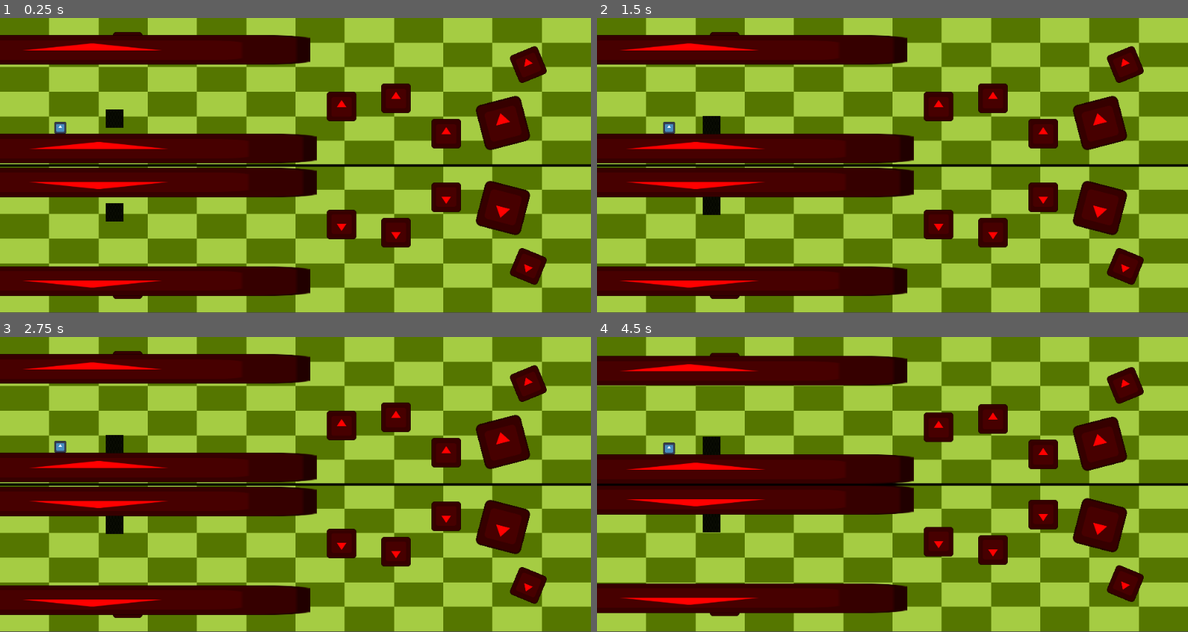
Above: before the commit, frames 1-4 (two rows, left to right).
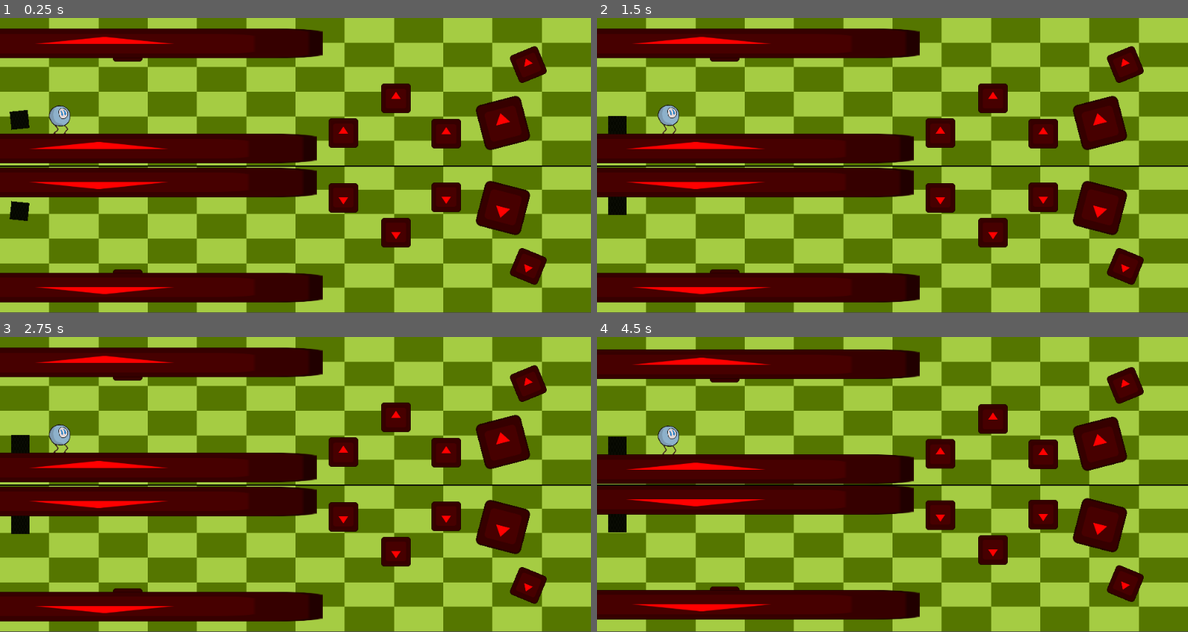
Above: after the commit, the same moments.

Repository: Rinkton/igu-summer-2024
Game: Godot game, scene res://main.tscn
Two runs of this game, one before a commit and one after it. Both use one fixed random seed, a clock stepped at 60 frames per second and the inputs below. The engine's default icon, where the game draws it, is replaced by a stand-in: a white triangle on a blue panel in a dark square.
Inputs (mouse positions are in pixels of both pictures, inside the frame that each line leads up to):
- Up to frame 1 (0.25 s): no input
- Up to frame 2 (1.5 s): move the mouse to (1022, 150) at 0.52 s; tap A (a) at 0.6 s; tap D (d) at 0.8, 1.35 s; tap Enter at 1.25 s; move the mouse to (774, 180) at 1.27 s
- Up to frame 3 (2.75 s): tap W (w) at 1.55, 2.1 s; move the mouse to (354, 419) at 2.02 s; tap A (a) at 2.3 s
- Up to frame 4 (4.5 s): move the mouse to (862, 543) at 2.77 s; tap A (a) at 2.85 s; tap D (d) at 3.05, 3.6 s; move the mouse to (1069, 528) at 3.52 s; tap W (w) at 3.8 s; move the mouse to (715, 440) at 4.27 s; tap Mouse wheel down (scroll_down) at 4.35 s

The runs differ from the first frame. In frame 1, 10% of the frame differs, in the area x 0-100%, y 3-97%; in frame 2, 10%; in frame 3, 10%; in frame 4, 10%, in the area x 0-100%, y 4-96%.

Commit message:
Add files via upload
added animations in character with a function animate()

Diff:
--- a/4.3proto/character.gd
+++ b/4.3proto/character.gd
@@ -11,6 +11,8 @@
 	axis = get_tree().current_scene.get_node("axis")
 
 func _process(_delta):
+
+
 
 	# after calling move_and_slide()
 	for i in get_slide_collision_count():
@@ -29,7 +31,31 @@
 	var horz = Input.get_axis('a','d')
 	velocity.x = 100 * horz
 	velocity.x = 300 * horz
+
+	animate()
+
 	move_and_slide()
 
 func check_is_above():
 	is_above = global_position.y < axis.global_position.y - 10
+
+func animate():
+
+	if velocity == Vector2(0,0):
+
+
+		$idle.visible = true
+		$jump.visible = false
+		$idle.play()
+		$jump.stop()
+
+	else:
+		if velocity.y != 0:
+			if velocity.x < 0:
+				$jump.scale.x = -0.2
+			elif velocity.x  > 0:
+				$jump.scale.x = 0.2
+			$idle.visible = false
+			$jump.visible = true
+			$jump.play()
+			$idle.stop()
--- a/4.3proto/character.tscn
+++ b/4.3proto/character.tscn
@@ -1,18 +1,164 @@
-[gd_scene load_steps=4 format=3 uid="uid://bl0p65sry0nln"]
+[gd_scene load_steps=23 format=3 uid="uid://bl0p65sry0nln"]
 
 [ext_resource type="Script" path="res://character.gd" id="1_6tw1u"]
-[ext_resource type="Texture2D" uid="uid://rk31q3u8ahij" path="res://icon.svg" id="2_flpf1"]
+[ext_resource type="Texture2D" uid="uid://bkh81hj3sha0h" path="res://Spritesheet_Character_Jump.png" id="3_p0pca"]
+[ext_resource type="Texture2D" uid="uid://bevrr1eqls3go" path="res://spritesheet_Idle.png" id="4_mao3s"]
 
 [sub_resource type="RectangleShape2D" id="RectangleShape2D_hgmhx"]
+size = Vector2(35, 46.5)
+
+[sub_resource type="AtlasTexture" id="AtlasTexture_02s5j"]
+atlas = ExtResource("3_p0pca")
+region = Rect2(0, 0, 256, 320)
+
+[sub_resource type="AtlasTexture" id="AtlasTexture_hudua"]
+atlas = ExtResource("3_p0pca")
+region = Rect2(256, 0, 256, 320)
+
+[sub_resource type="AtlasTexture" id="AtlasTexture_wva7v"]
+atlas = ExtResource("3_p0pca")
+region = Rect2(512, 0, 256, 320)
+
+[sub_resource type="AtlasTexture" id="AtlasTexture_t3c1c"]
+atlas = ExtResource("3_p0pca")
+region = Rect2(768, 0, 256, 320)
+
+[sub_resource type="AtlasTexture" id="AtlasTexture_hw82r"]
+atlas = ExtResource("3_p0pca")
+region = Rect2(1024, 0, 256, 320)
+
+[sub_resource type="AtlasTexture" id="AtlasTexture_t1oyr"]
+atlas = ExtResource("3_p0pca")
+region = Rect2(1280, 0, 256, 320)
+
+[sub_resource type="AtlasTexture" id="AtlasTexture_7rohm"]
+atlas = ExtResource("3_p0pca")
+region = Rect2(1536, 0, 256, 320)
+
+[sub_resource type="AtlasTexture" id="AtlasTexture_k12cu"]
+atlas = ExtResource("3_p0pca")
+region = Rect2(1792, 0, 256, 320)
+
+[sub_resource type="AtlasTexture" id="AtlasTexture_yf0pk"]
+atlas = ExtResource("3_p0pca")
+region = Rect2(2048, 0, 256, 320)
+
+[sub_resource type="SpriteFrames" id="SpriteFrames_r3kq0"]
+animations = [{
+"frames": [{
+"duration": 1.0,
+"texture": SubResource("AtlasTexture_02s5j")
+}, {
+"duration": 1.0,
+"texture": SubResource("AtlasTexture_hudua")
+}, {
+"duration": 1.0,
+"texture": SubResource("AtlasTexture_wva7v")
+}, {
+"duration": 1.0,
+"texture": SubResource("AtlasTexture_t3c1c")
+}, {
+"duration": 1.0,
+"texture": SubResource("AtlasTexture_hw82r")
+}, {
+"duration": 1.0,
+"texture": SubResource("AtlasTexture_t1oyr")
+}, {
+"duration": 1.0,
+"texture": SubResource("AtlasTexture_7rohm")
+}, {
+"duration": 1.0,
+"texture": SubResource("AtlasTexture_k12cu")
+}, {
+"duration": 1.0,
+"texture": SubResource("AtlasTexture_yf0pk")
+}],
+"loop": true,
+"name": &"default",
+"speed": 5.0
+}]
+
+[sub_resource type="AtlasTexture" id="AtlasTexture_rsqf0"]
+atlas = ExtResource("4_mao3s")
+region = Rect2(0, 0, 256, 256)
+
+[sub_resource type="AtlasTexture" id="AtlasTexture_46r8k"]
+atlas = ExtResource("4_mao3s")
+region = Rect2(256, 0, 256, 256)
+
+[sub_resource type="AtlasTexture" id="AtlasTexture_naw50"]
+atlas = ExtResource("4_mao3s")
+region = Rect2(512, 0, 256, 256)
+
+[sub_resource type="AtlasTexture" id="AtlasTexture_ma2y1"]
+atlas = ExtResource("4_mao3s")
+region = Rect2(768, 0, 256, 256)
+
+[sub_resource type="AtlasTexture" id="AtlasTexture_c73ly"]
+atlas = ExtResource("4_mao3s")
+region = Rect2(1024, 0, 256, 256)
+
+[sub_resource type="AtlasTexture" id="AtlasTexture_vt4yd"]
+atlas = ExtResource("4_mao3s")
+region = Rect2(1280, 0, 256, 256)
+
+[sub_resource type="AtlasTexture" id="AtlasTexture_fhi00"]
+atlas = ExtResource("4_mao3s")
+region = Rect2(1536, 0, 256, 256)
+
+[sub_resource type="SpriteFrames" id="SpriteFrames_hsy32"]
+animations = [{
+"frames": [{
+"duration": 1.0,
+"texture": SubResource("AtlasTexture_rsqf0")
+}, {
+"duration": 1.0,
+"texture": SubResource("AtlasTexture_46r8k")
+}, {
+"duration": 1.0,
+"texture": SubResource("AtlasTexture_naw50")
+}, {
+"duration": 1.0,
+"texture": SubResource("AtlasTexture_ma2y1")
+}, {
+"duration": 1.0,
+"texture": SubResource("AtlasTexture_c73ly")
+}, {
+"duration": 1.0,
+"texture": SubResource("AtlasTexture_vt4yd")
+}, {
+"duration": 1.0,
+"texture": SubResource("AtlasTexture_fhi00")
+}],
+"loop": true,
+"name": &"default",
+"speed": 5.0
+}]
 
 [node name="character" type="CharacterBody2D"]
-floor_snap_length = 4.0
 script = ExtResource("1_6tw1u")
-
-[node name="Sprite2D" type="Sprite2D" parent="."]
-scale = Vector2(0.155, 0.155)
-texture = ExtResource("2_flpf1")
 
 [node name="CollisionShape2D" type="CollisionShape2D" parent="."]
 z_index = 1
+position = Vector2(0, 1.75)
 shape = SubResource("RectangleShape2D_hgmhx")
+
+[node name="jump" type="AnimatedSprite2D" parent="."]
+visible = false
+z_index = 1
+texture_filter = 1
+position = Vector2(0, -7.69)
+scale = Vector2(0.2, 0.2)
+sprite_frames = SubResource("SpriteFrames_r3kq0")
+frame_progress = 0.3497
+speed_scale = 0.155
+
+[node name="idle" type="AnimatedSprite2D" parent="."]
+visible = false
+z_index = 1
+texture_filter = 1
+scale = Vector2(0.2, 0.2)
+sprite_frames = SubResource("SpriteFrames_hsy32")
+frame = 1
+frame_progress = 0.34828
+speed_scale = 2.0
--- /dev/null
+++ b/4.3proto/lasers_level.tscn
@@ -0,0 +1,90 @@
+[gd_scene load_steps=8 format=3 uid="uid://b70uuxxpgqmrt"]
+
+[ext_resource type="Script" path="res://main.gd" id="1_cil7g"]
+[ext_resource type="Texture2D" uid="uid://ikg01mwhr1j2" path="res://bgcheckeredgreen.png" id="2_drkcf"]
+[ext_resource type="PackedScene" uid="uid://biiv6nh0k0pum" path="res://axis.tscn" id="3_j747x"]
+[ext_resource type="PackedScene" uid="uid://bl0p65sry0nln" path="res://character.tscn" id="4_1tvex"]
+[ext_resource type="PackedScene" uid="uid://bhrou6ujbten2" path="res://obst1.tscn" id="5_l4h0f"]
+
+[sub_resource type="Gradient" id="Gradient_4utyb"]
+offsets = PackedFloat32Array(1)
+colors = PackedColorArray(1, 1, 1, 1)
+
+[sub_resource type="GradientTexture2D" id="GradientTexture2D_lari6"]
+gradient = SubResource("Gradient_4utyb")
+width = 1000
+height = 250
+
+[node name="lasers_level" type="Node2D"]
+script = ExtResource("1_cil7g")
+
+[node name="Sprite2D" type="Sprite2D" parent="."]
+texture_filter = 1
+position = Vector2(500, 125)
+scale = Vector2(5.21, 2.605)
+texture = ExtResource("2_drkcf")
+metadata/_edit_lock_ = true
+
+[node name="Sprite2D2" type="Sprite2D" parent="."]
+z_index = -2
+texture_filter = 1
+position = Vector2(500, 374)
+scale = Vector2(5.21, 2.605)
+texture = ExtResource("2_drkcf")
+metadata/_edit_lock_ = true
+
+[node name="axis" parent="." instance=ExtResource("3_j747x")]
+position = Vector2(500, 250)
+metadata/_edit_lock_ = true
+
+[node name="character" parent="." instance=ExtResource("4_1tvex")]
+position = Vector2(133, 137)
+
+[node name="above" type="Node2D" parent="."]
+
+[node name="laser_receiver" parent="above" instance=ExtResource("5_l4h0f")]
+position = Vector2(2, 353)
+rotation = 1.5708
+
+[node name="Sprite2D" parent="above/laser_receiver" index="0"]
+texture = ExtResource("2_drkcf")
+
+[node name="obst5" parent="above" instance=ExtResource("5_l4h0f")]
+position = Vector2(130, 220)
+scale = Vector2(4.275, 1)
+
+[node name="obst6" parent="above" instance=ExtResource("5_l4h0f")]
+position = Vector2(297, 190)
+scale = Vector2(2, 2.18182)
+
+[node name="ray" parent="above" instance=ExtResource("5_l4h0f")]
+position = Vector2(169, 189)
+rotation = 0.785398
+scale = Vector2(1, 1)
+
+[node name="Sprite2D" parent="above/ray" index="0"]
+scale = Vector2(0.103043, 3.70499)
+
+[node name="CollisionShape2D" parent="above/ray" index="1"]
+shape = null
+
+[node name="ray_source" parent="above" instance=ExtResource("5_l4h0f")]
+position = Vector2(334, 24)
+rotation = 0.785398
+
+[node name="below" type="Node2D" parent="."]
+
+[node name="Marker2D" type="Marker2D" parent="."]
+position = Vector2(577, 54)
+metadata/_edit_lock_ = true
+
+[node name="PointLight2D" type="PointLight2D" parent="."]
+position = Vector2(500, 125)
+energy = 0.0
+range_z_min = 0
+range_z_max = 2
+texture = SubResource("GradientTexture2D_lari6")
+metadata/_edit_lock_ = true
+
+[editable path="above/laser_receiver"]
+[editable path="above/ray"]
--- a/4.3proto/main.gd
+++ b/4.3proto/main.gd
@@ -20,7 +20,7 @@
 		#new_object.set_collision_layer_value(1,false)
 		$below.add_child(new_object)
 
-func _physics_process(_delta):
+func _process(_delta):
 
 	if Input.is_action_just_pressed("scroll_up"):
 		for object in cur_side.get_children():
@@ -30,6 +30,8 @@
 			object.position.y += 3 * (1 if cur_side == $above else -1)
 
 	character.check_is_above()
+
+
 	if character.is_above:
 		cur_side = $above
 	else:
--- a/4.3proto/main.tscn
+++ b/4.3proto/main.tscn
@@ -7,32 +7,31 @@
 [ext_resource type="PackedScene" uid="uid://bhrou6ujbten2" path="res://obst1.tscn" id="4_72qsx"]
 [ext_resource type="PackedScene" uid="uid://y670nsgjw3ha" path="res://node_2d.tscn" id="5_32rjb"]
 
-[sub_resource type="Gradient" id="Gradient_fantb"]
+[sub_resource type="Gradient" id="Gradient_glrde"]
 offsets = PackedFloat32Array(1)
 colors = PackedColorArray(1, 1, 1, 1)
 
 [sub_resource type="GradientTexture2D" id="GradientTexture2D_j2d1a"]
-gradient = SubResource("Gradient_fantb")
+gradient = SubResource("Gradient_glrde")
 width = 1000
 height = 250
 
 [node name="main" type="Node2D"]
 script = ExtResource("1_jr1lh")
 
-[node name="Sprite2D" type="Sprite2D" parent="."]
+[node name="bgabove" type="Sprite2D" parent="."]
+z_index = 1
 texture_filter = 1
 position = Vector2(500, 125)
 scale = Vector2(5.21, 2.605)
 texture = ExtResource("1_1rblq")
-metadata/_edit_lock_ = true
 
-[node name="Sprite2D2" type="Sprite2D" parent="."]
-z_index = -2
+[node name="bgbelow" type="Sprite2D" parent="."]
+z_index = -1
 texture_filter = 1
 position = Vector2(500, 374)
 scale = Vector2(5.21, 2.605)
 texture = ExtResource("1_1rblq")
-metadata/_edit_lock_ = true
 
 [node name="axis" parent="." instance=ExtResource("3_23kuv")]
 position = Vector2(500, 250)
@@ -42,6 +41,7 @@
 position = Vector2(102, 165)
 
 [node name="above" type="Node2D" parent="."]
+z_index = 1
 
 [node name="obst1" parent="above" instance=ExtResource("4_72qsx")]
 position = Vector2(894, 79)
@@ -60,7 +60,7 @@
 scale = Vector2(14.595, 1)
 
 [node name="obst9" parent="above" instance=ExtResource("4_72qsx")]
-position = Vector2(156, 54)
+position = Vector2(177, 43)
 scale = Vector2(14.595, 1)
 
 [node name="obst6" parent="above" instance=ExtResource("4_72qsx")]
@@ -70,10 +70,10 @@
 position = Vector2(670, 136)
 
 [node name="obst8" parent="above" instance=ExtResource("4_72qsx")]
-position = Vector2(578, 150)
+position = Vector2(581, 195)
 
 [node name="push" parent="above" instance=ExtResource("5_32rjb")]
-position = Vector2(194, 146)
+position = Vector2(45, 148)
 
 [node name="below" type="Node2D" parent="."]
 
--- /dev/null
+++ b/4.3proto/push_at_the_ceiling_level.tscn
@@ -0,0 +1,89 @@
+[gd_scene load_steps=9 format=3 uid="uid://vbti41wv78w7"]
+
+[ext_resource type="Script" path="res://main.gd" id="1_h17n7"]
+[ext_resource type="Texture2D" uid="uid://ikg01mwhr1j2" path="res://bgcheckeredgreen.png" id="2_0tffq"]
+[ext_resource type="PackedScene" uid="uid://biiv6nh0k0pum" path="res://axis.tscn" id="3_7o23t"]
+[ext_resource type="PackedScene" uid="uid://bl0p65sry0nln" path="res://character.tscn" id="4_t7aqb"]
+[ext_resource type="PackedScene" uid="uid://bhrou6ujbten2" path="res://obst1.tscn" id="5_ys24e"]
+[ext_resource type="PackedScene" uid="uid://y670nsgjw3ha" path="res://node_2d.tscn" id="6_3fail"]
+
+[sub_resource type="Gradient" id="Gradient_kcv1g"]
+offsets = PackedFloat32Array(1)
+colors = PackedColorArray(1, 1, 1, 1)
+
+[sub_resource type="GradientTexture2D" id="GradientTexture2D_n1n7m"]
+gradient = SubResource("Gradient_kcv1g")
+width = 1000
+height = 250
+
+[node name="push_at_the_ceiling_level" type="Node2D"]
+script = ExtResource("1_h17n7")
+
+[node name="Sprite2D" type="Sprite2D" parent="."]
+texture_filter = 1
+position = Vector2(500, 125)
+scale = Vector2(5.21, 2.605)
+texture = ExtResource("2_0tffq")
+metadata/_edit_lock_ = true
+
+[node name="Sprite2D2" type="Sprite2D" parent="."]
+z_index = -2
+texture_filter = 1
+position = Vector2(500, 374)
+scale = Vector2(5.21, 2.605)
+texture = ExtResource("2_0tffq")
+metadata/_edit_lock_ = true
+
+[node name="axis" parent="." instance=ExtResource("3_7o23t")]
+position = Vector2(500, 250)
+metadata/_edit_lock_ = true
+
+[node name="character" parent="." instance=ExtResource("4_t7aqb")]
+position = Vector2(60, 175)
+
+[node name="above" type="Node2D" parent="."]
+
+[node name="obst5" parent="above" instance=ExtResource("5_ys24e")]
+position = Vector2(181, 221)
+scale = Vector2(5.795, 1)
+
+[node name="obst11" parent="above" instance=ExtResource("5_ys24e")]
+position = Vector2(776, 226)
+scale = Vector2(7.755, 1)
+
+[node name="obst9" parent="above" instance=ExtResource("5_ys24e")]
+position = Vector2(481, 33)
+scale = Vector2(3.515, 1)
+
+[node name="obst10" parent="above" instance=ExtResource("5_ys24e")]
+position = Vector2(532, 123)
+scale = Vector2(1.995, 1)
+
+[node name="push" parent="above" instance=ExtResource("6_3fail")]
+position = Vector2(542, 81)
+
+[node name="put_the_box_on_to_win" parent="above" instance=ExtResource("5_ys24e")]
+position = Vector2(844, 186)
+
+[node name="Sprite2D" parent="above/put_the_box_on_to_win" index="0"]
+modulate = Color(3.41728e-06, 0.638643, 0.362743, 1)
+texture = ExtResource("2_0tffq")
+
+[node name="CollisionShape2D" parent="above/put_the_box_on_to_win" index="1"]
+shape = null
+
+[node name="below" type="Node2D" parent="."]
+
+[node name="Marker2D" type="Marker2D" parent="."]
+position = Vector2(577, 54)
+metadata/_edit_lock_ = true
+
+[node name="PointLight2D" type="PointLight2D" parent="."]
+position = Vector2(500, 125)
+energy = 0.0
+range_z_min = 0
+range_z_max = 2
+texture = SubResource("GradientTexture2D_n1n7m")
+metadata/_edit_lock_ = true
+
+[editable path="above/put_the_box_on_to_win"]
Binary file added: 4.3proto/Spritesheet_Character_Jump.png
Not shown, added: 4.3proto/Spritesheet_Character_Jump.png.import
Binary file added: 4.3proto/spritesheet_Idle.png
Not shown, added: 4.3proto/spritesheet_Idle.png.import
